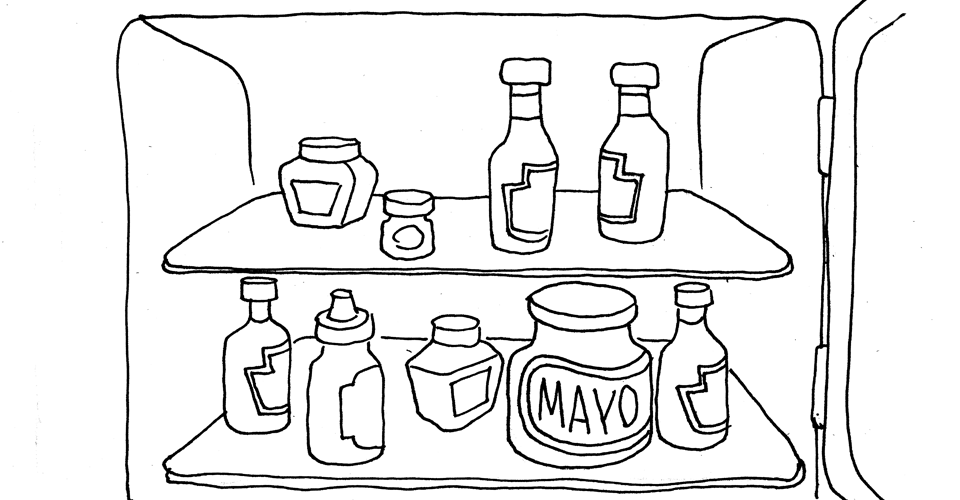
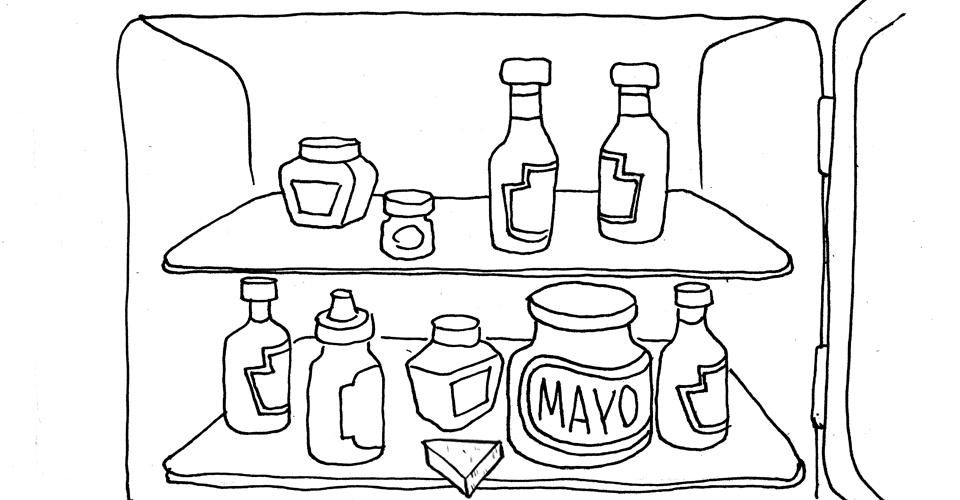
Before/after of a 960px x 500px layered artwork. What changed in the layer stack:
added layer "Layer 2" above "Layer 1" over [420, 437, 505, 500]
